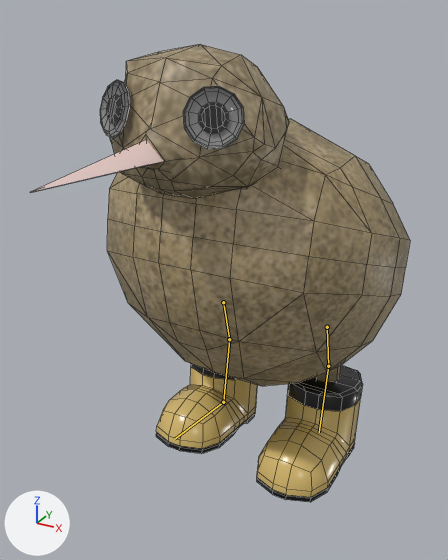
The FBX model Assets/Models/kiwibirb.fbx as it was, and as the next commit left it.
Before and after are seen from a camera (50 mm lens) standing at (0.428, -0.854, 0.796) and looking at (-0.01, -0.056, 0.397). Every picture has the same lights, and +X, +Y and +Z are marked at lower left. The picture after the commit comes second. Both versions are drawn at frame 3 of the action 'AnimIdle'; the numbers are the values there. The bones that change are drawn over the model as lines. Mesh edges are drawn as thin lines.

Objects in the first picture: 'Beak', 'BeakToHead', 'Body', 'Eye-Lid', 'Head', 'Legs', 'Uggs' and 1 more.
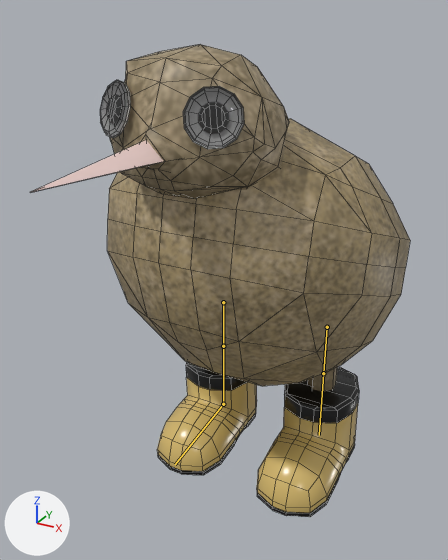
The edits, one by one:
Bone 'R-Femur' (bone_r_femur) turns from (0, 0, -9) to (0, 0, 6) degrees about its own x, y and z.
Bone 'R-Foot' (bone_r_foot) turns from (0, 0, 15) to (0, 0, -10) degrees about its own x, y and z.
Bone 'R-Toe' (bone_r_toe) turns from (0, 0, 4) to (0, 0, -2) degrees about its own x, y and z.
Bone 'L-Femur' (bone_l_femur) turns from (0, 0, 9) to (0, 0, -6) degrees about its own x, y and z.
Bone 'L-Foot' (bone_l_foot) turns from (0, 0, -15) to (0, 0, 10) degrees about its own x, y and z.

Boxes [x1, y1, x2, y2] around the edits, measured in the pictures (448 x 560 px):
'Uggs', posed (12% taller): before [156, 364, 363, 502]; after [157, 362, 359, 517]
'Legs', posed: before [315, 365, 341, 382]; after [308, 367, 337, 392]
bone 'R-Femur', root to tip: before (223, 302) to (229, 339); after (223, 302) to (223, 346)
bone 'R-Foot', root to tip: before (229, 339) to (223, 402); after (223, 346) to (223, 404)
bone 'R-Toe', root to tip: before (223, 402) to (174, 439); after (223, 404) to (175, 464)
bone 'L-Femur', root to tip: before (327, 327) to (328, 366); after (327, 327) to (323, 373)
bone 'L-Foot', root to tip: before (328, 366) to (319, 432); after (323, 373) to (319, 435)
